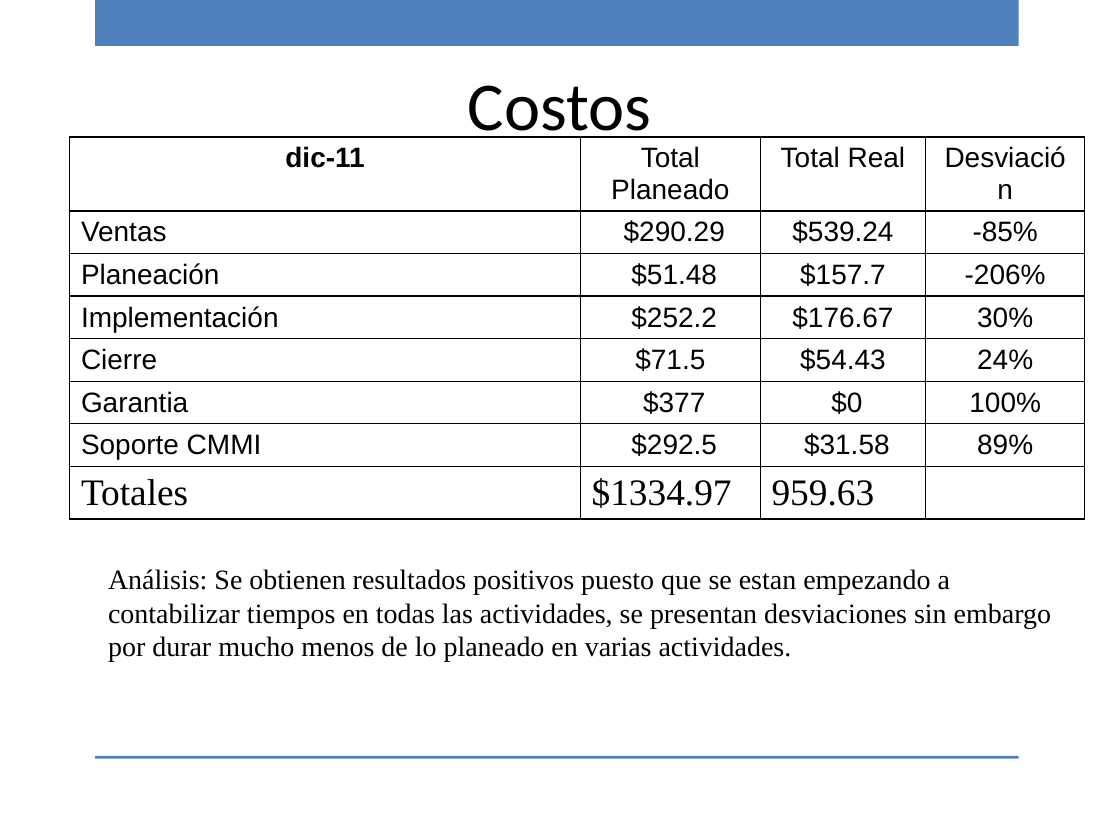
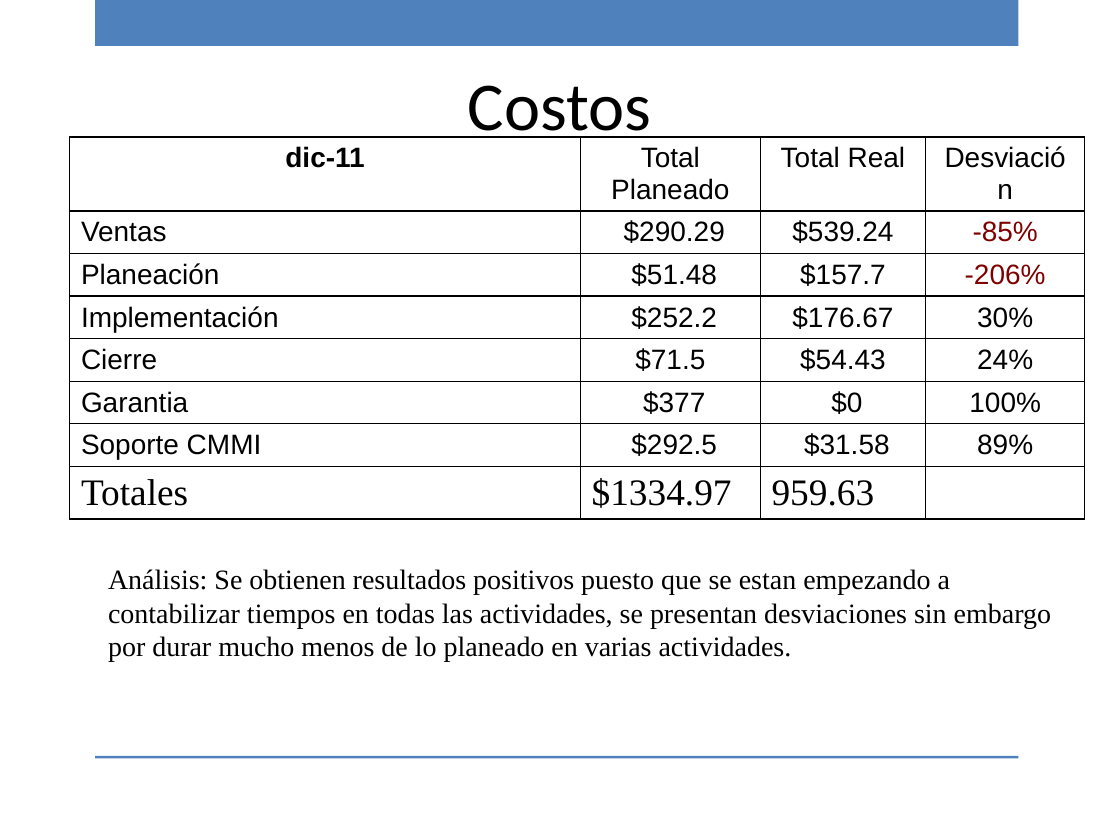
Before and after one commit to ricardo-novelasos/SOSQTP, a slide deck: slide 8 of Proyectos/2016/Métricas y monitoreo/Reporte_monitoreo_160124.pptx. Drawn at 1120x840 pixels with LibreOffice and Linux fonts; fonts in the diff are those of the drawing; background and template pictures are left out. Boxes give left, top, right and bottom in pixels: in the first picture for what was removed or moved away, otherwise in the second. Text is boxed around its words. In the diff, an @@ line names an element or a change of style, - is before the commit and + after.

```diff
--- a/Proyectos/2016/Métricas y monitoreo/Reporte_monitoreo_160124.pptx
+++ b/Proyectos/2016/Métricas y monitoreo/Reporte_monitoreo_160124.pptx
@@ table at box(69, 137, 1085, 512) @@
@@ text colour #000000 to #800000 in "-85%", "-206%" @@
```
Also in this commit, not shown: 1 other slide changed, 7 other files.
